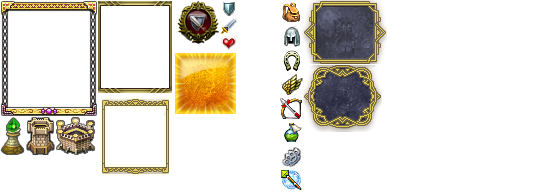
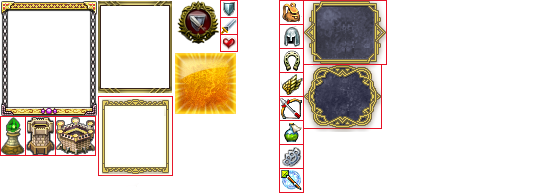
Revision of a layered (553, 193) image; what changed, layer by layer:
showed "Grid" over [0, 0, 387, 193]
